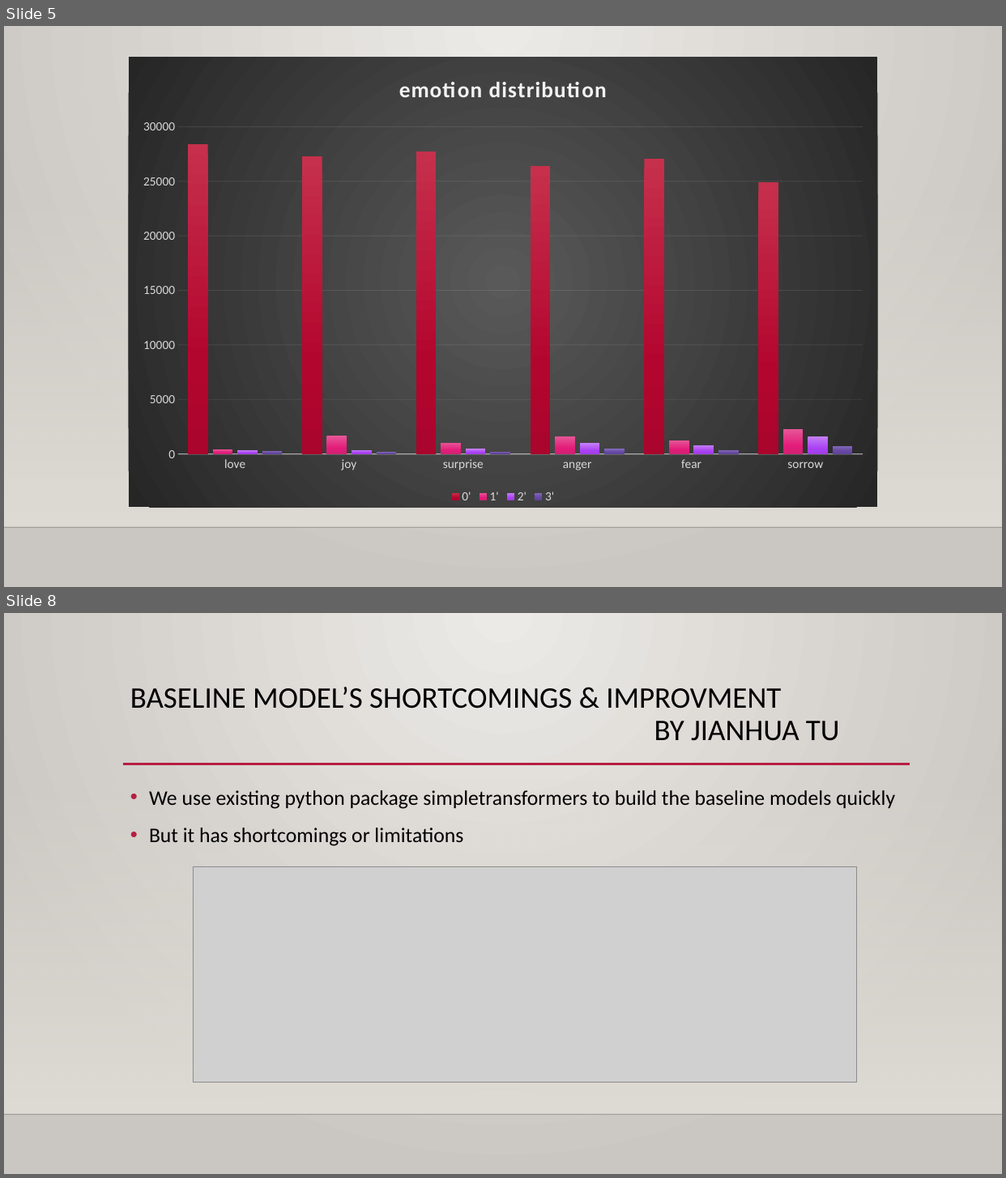
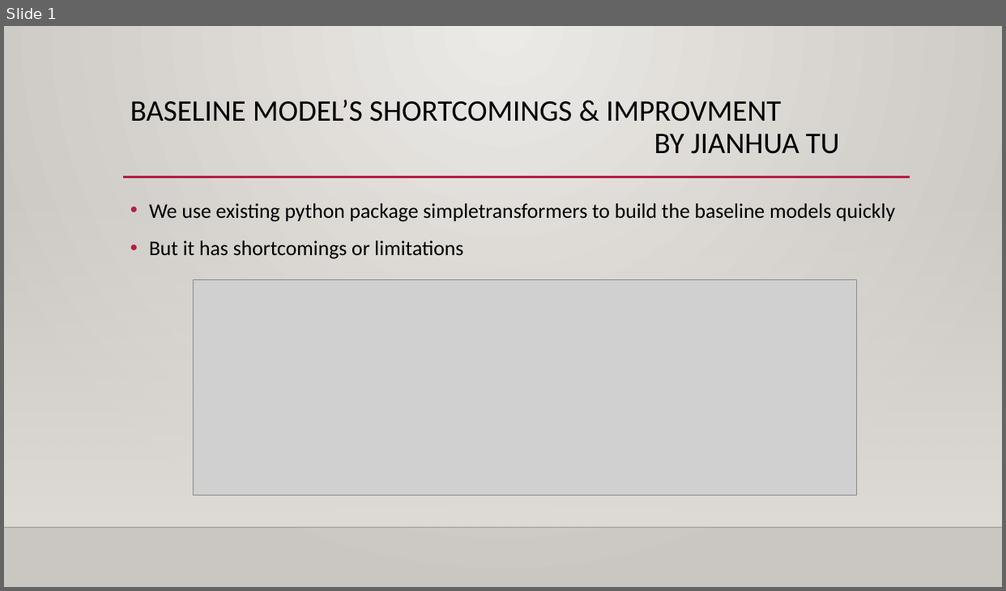
Before and after one commit to ErinYY/IIT-CS584-course-project-script_emotion, a slide deck: CS584_Team39_Presentation1_tjh.pptx. Shown one above the other, each under a label of ours: slides 5 and 8 before the commit, slide 1 after it; the slides between them are not shown. The pictures are 1006x1178 and 1006x591 pixels, drawn with LibreOffice and Linux fonts; fonts in the diff are those of the drawing; grey boxes stand for pictures; background and template pictures are left out. Boxes give left, top, right and bottom in pixels: in the first picture for what was removed or moved away, otherwise in the second. Text is boxed around its words. In the diff, an @@ line names an element or a change of style, - is before the commit and + after.

```diff
--- a/CS584_Team39_Presentation1_tjh.pptx
+++ b/CS584_Team39_Presentation1_tjh.pptx
@@ slide 5 removed at <box>4,26,1002,587</box>, background gradient #ECEAE7 to #CAC7C1; not listed: 2 template elements that a slide beside it also shows @@
@@ column chart removed at <box>128,57,878,507</box> @@
-title "emotion distribution "
-categories: love, joy, surprise, anger, fear, sorrow
-0': 28400, 27300, 27700, 26400, 27000, 24900
-1': 400, 1600, 1000, 1600, 1300, 2300
-2': 300, 400, 500, 1000, 800, 1600
-3': 300, 200, 200, 500, 300, 800
@@ what was slide 8 is now slide 1 @@
```
Also in this commit, not shown: 1 slide changed, 1 slide added, 6 other slides removed.
